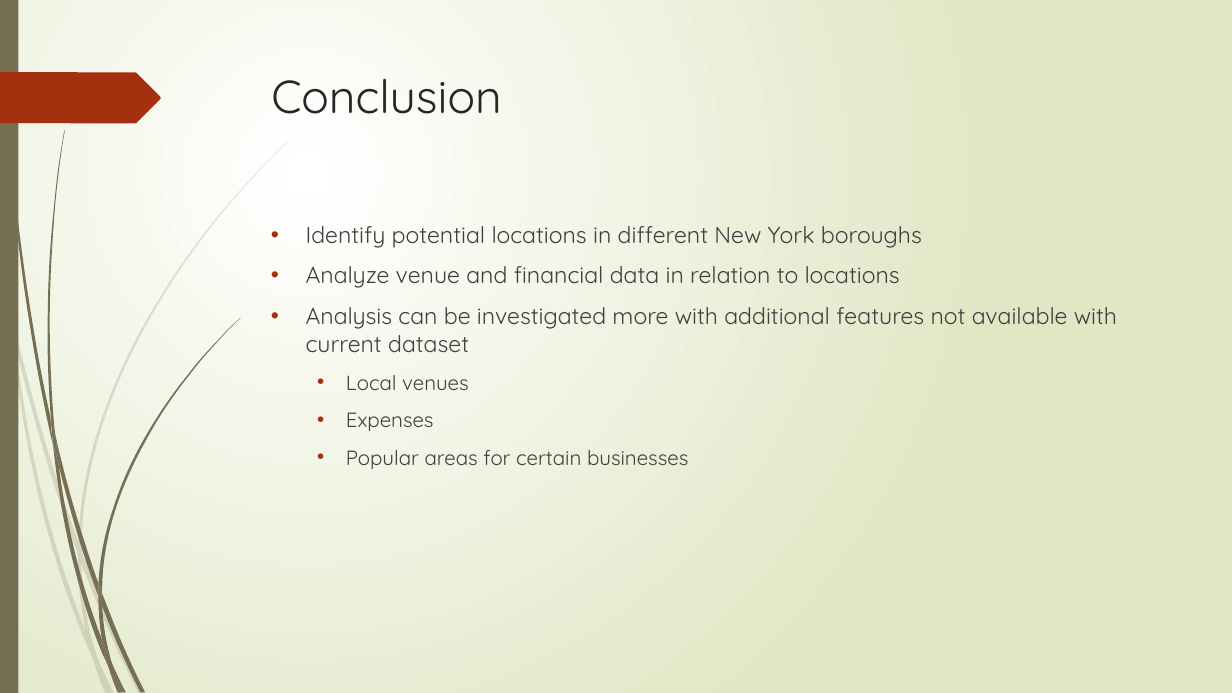
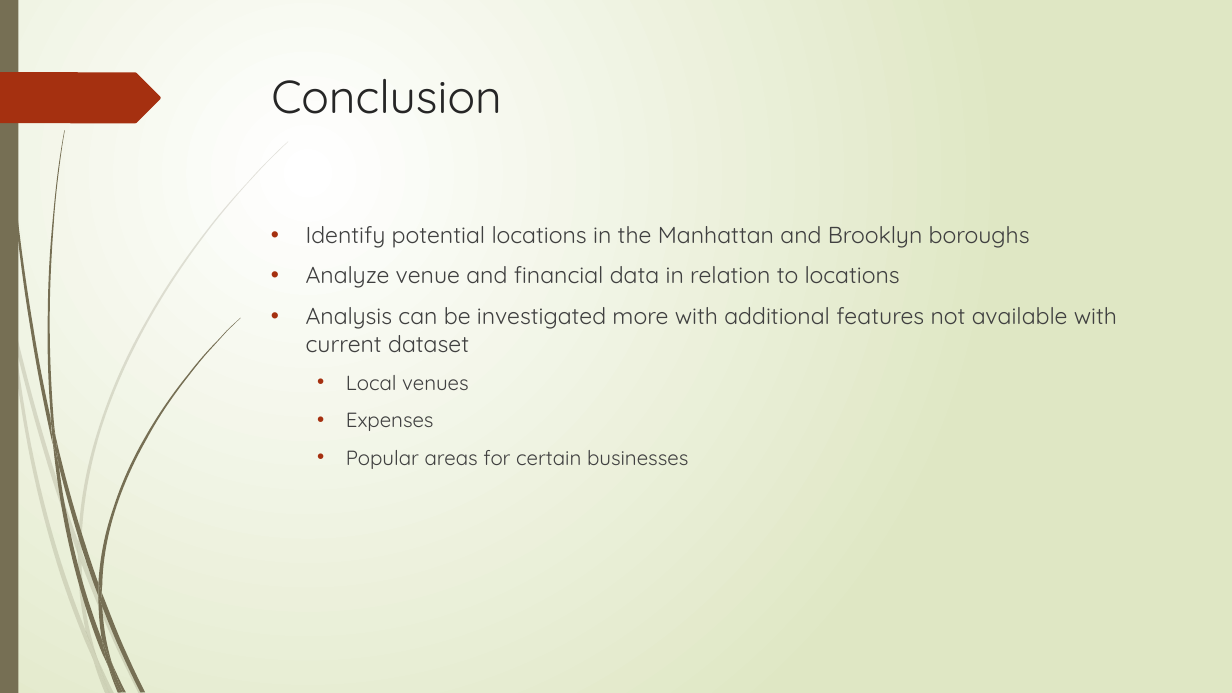
Before and after one commit to DerekDTran/Coursera_Capstone, a slide deck: slide 8 of Presentation.pptx. Drawn at 1232x693 pixels with LibreOffice and Linux fonts; fonts in the diff are those of the drawing. Boxes give left, top, right and bottom in pixels: in the first picture for what was removed or moved away, otherwise in the second. Text is boxed around its words. In the diff, an @@ line names an element or a change of style, - is before the commit and + after.

```diff
--- a/Presentation.pptx
+++ b/Presentation.pptx
@@ text at box(306, 226, 1030, 248): text changed @@
-• Identify potential locations in different New York boroughs
+• Identify potential locations in the Manhattan and Brooklyn boroughs
```
Also in this commit, not shown: 5 other slides changed, 1 slide added, 1 slide removed.
